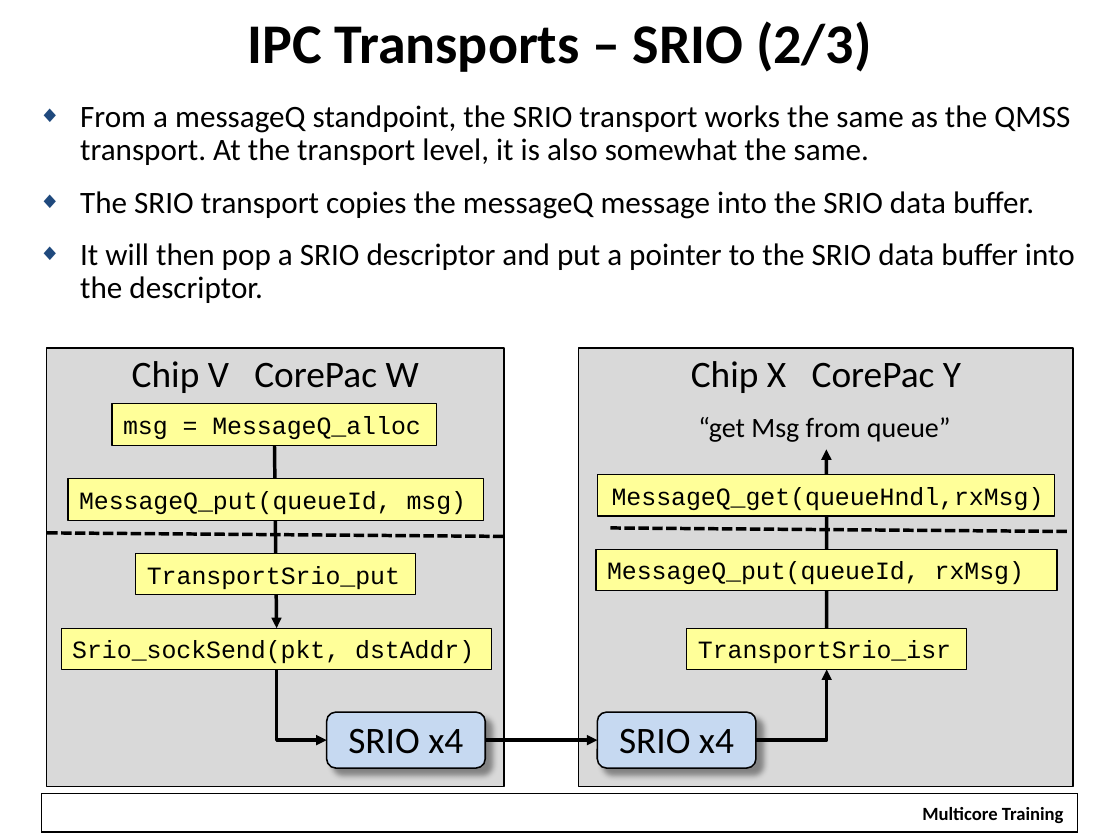
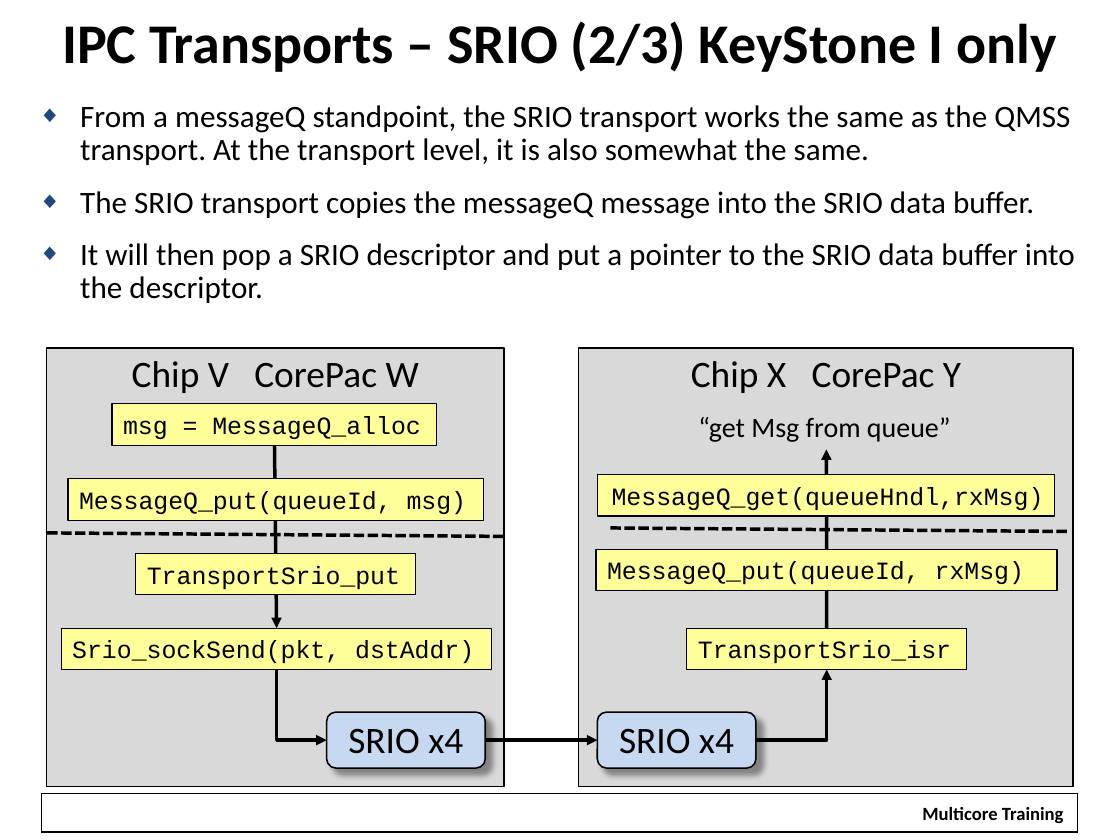
Before and after one commit to hari1989/keystone-workshop, a slide deck: slide 28 of preliminary/Working/presentations/KeyStoneII_ IPC.pptx (slide 30 before the commit). Drawn at 1120x840 pixels with LibreOffice and Linux fonts; fonts in the diff are those of the drawing; background and template pictures are left out. Boxes give left, top, right and bottom in pixels: in the first picture for what was removed or moved away, otherwise in the second. Text is boxed around its words. In the diff, an @@ line names an element or a change of style, - is before the commit and + after.

```diff
--- a/preliminary/Working/presentations/KeyStoneII_ IPC.pptx
+++ b/preliminary/Working/presentations/KeyStoneII_ IPC.pptx
@@ title at bbox=[62, 21, 1056, 72]: text changed @@
-IPC Transports – SRIO (2/3)
+IPC Transports – SRIO (2/3) KeyStone I only
```
Also in this commit, not shown: 15 other slides changed, 7 slides removed.
